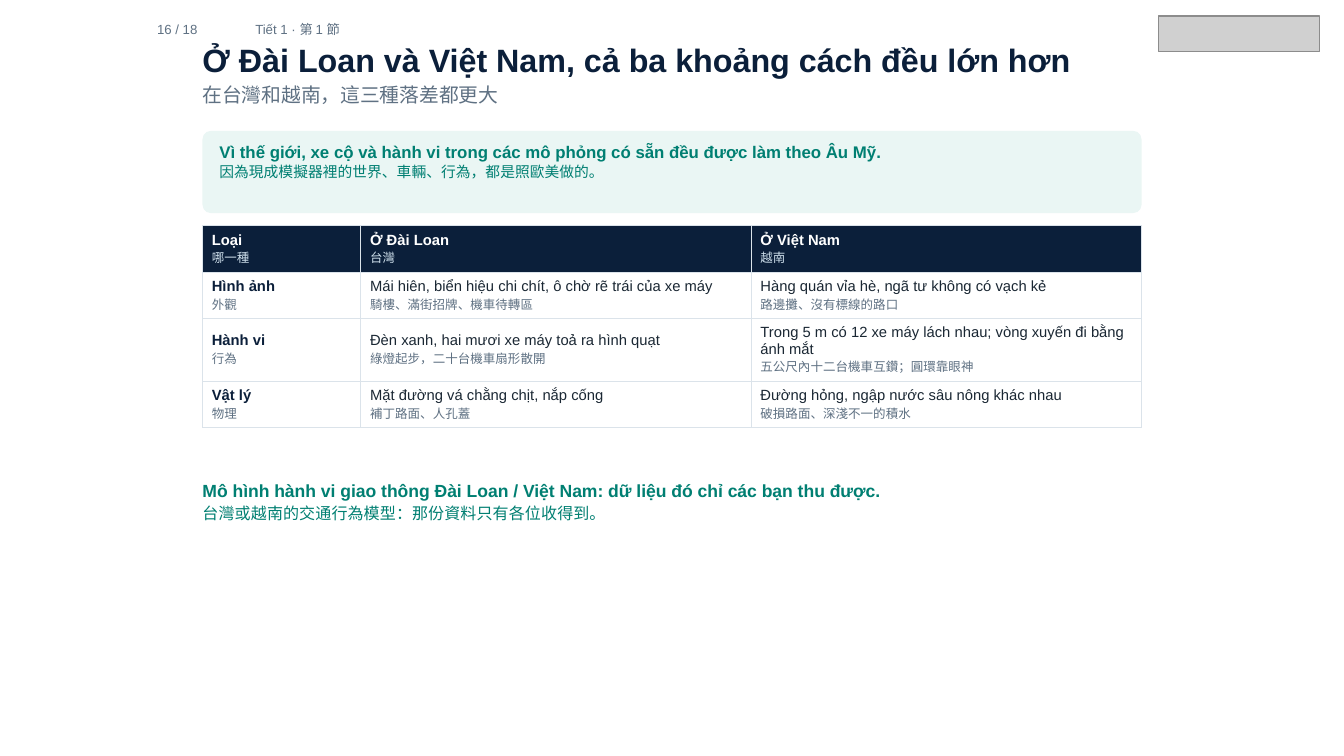
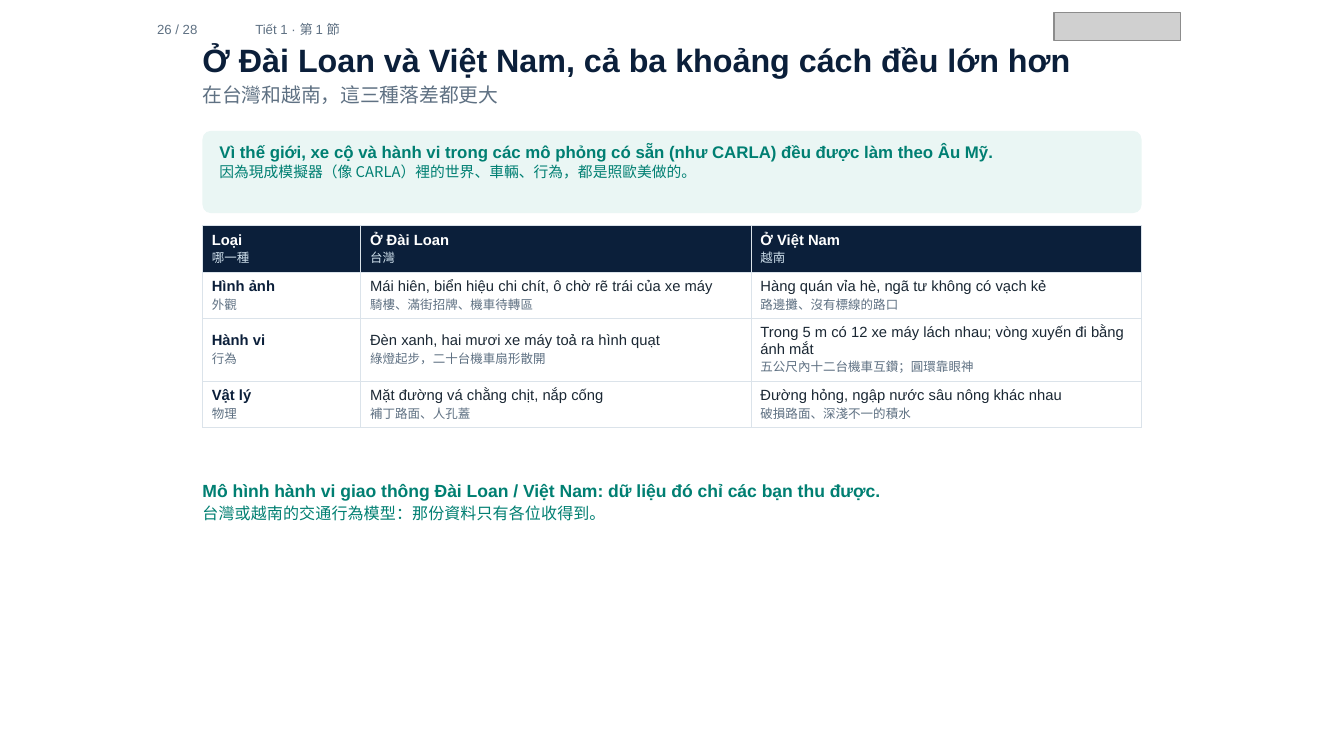
Before and after one commit to ch-neural/MITUST-Principles-of-Self-Driving-Cars, a slide deck: slide 26 of 第四週(10-01)/第四週_第1節_簡報.pptx (slide 16 before the commit). Drawn at 1344x756 pixels with LibreOffice and Linux fonts; fonts in the diff are those of the drawing; grey boxes stand for pictures. Boxes give left, top, right and bottom in pixels: in the first picture for what was removed or moved away, otherwise in the second. Text is boxed around its words. In the diff, an @@ line names an element or a change of style, - is before the commit and + after.

```diff
--- a/第四週(10-01)/第四週_第1節_簡報.pptx
+++ b/第四週(10-01)/第四週_第1節_簡報.pptx
@@ text at bbox=[157, 25, 198, 34]: text changed @@
-16 / 18
+26 / 28
@@ picture: place and size @@
-picture at bbox=[1159, 16, 1320, 52]
+picture at bbox=[1054, 12, 1180, 40]
@@ text at bbox=[219, 144, 993, 179]: text changed @@
-Vì thế giới, xe cộ và hành vi trong các mô phỏng có sẵn đều được làm theo Âu Mỹ.
-因為現成模擬器裡的世界、車輛、行為，都是照歐美做的。
+Vì thế giới, xe cộ và hành vi trong các mô phỏng có sẵn (như CARLA) đều được làm theo Âu Mỹ.
+因為現成模擬器（像 CARLA）裡的世界、車輛、行為，都是照歐美做的。
```
Also in this commit, not shown: 15 other slides changed, 12 slides added, 2 slides removed, 3 other files.
